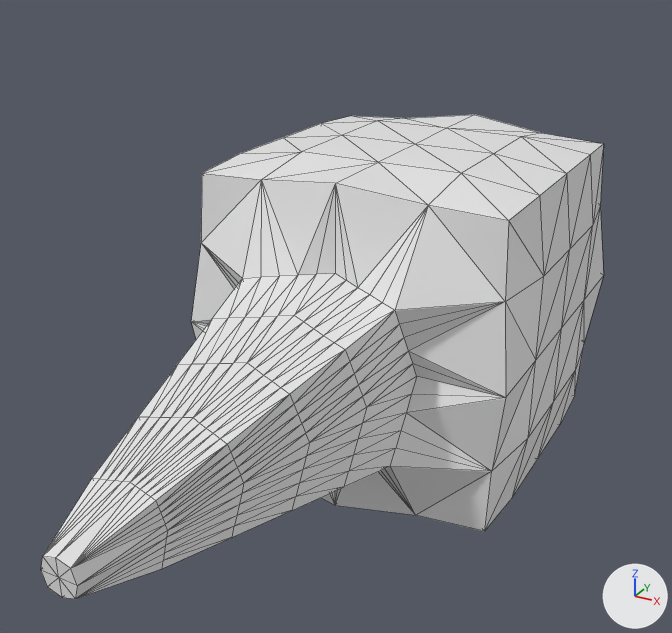
The COLLADA model assets/TestAnimation/testanimation.dae as it was, and as the next commit left it.
One viewpoint serves both versions: a 50 mm camera at (2.27, -5.12, 2.31) aimed at (-0.37, -0.32, -0.09). The axes (+X, +Y, +Z) are drawn at lower right. The lights are the same throughout. Mesh edges are drawn as thin lines.

In view in the first picture: 'PlayerModel'.
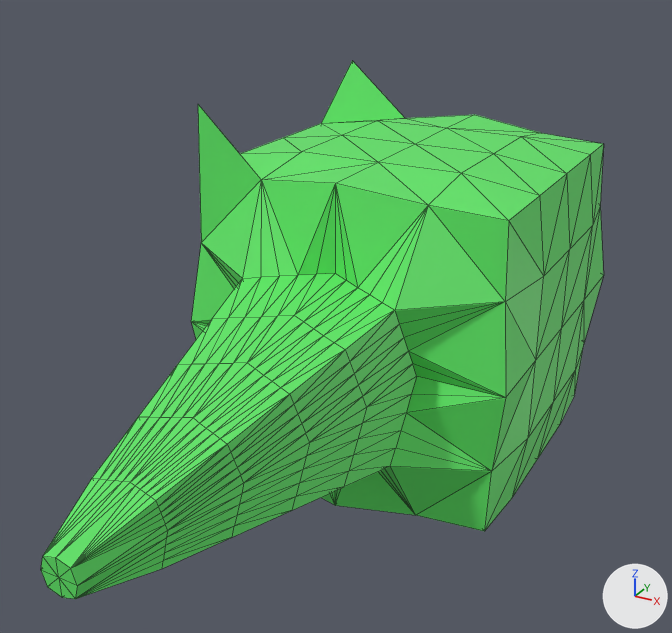
The newer file is also turned or shifted as a whole; pictures and numbers use the older file's frame.

Edits to the bpy script that builds the scene:
```text
Change mat_material:
    mat_material.base_color: (0.8, 0.8, 0.8) -> (0.114, 0.8, 0.134)  # white #e7e7e7 -> green #5fe766
Change me_playermodel:
    where me_playermodel.from_pydata(...)  # 498 vertices, 992 faces; spans x -1.0..1.0, y -3.15..3.15, z -1.0..1.0
    used by ob_playermodel; location = (0.0, 0.0, 0.0)
    me_playermodel part 1
    me_playermodel.vertices[4].co: (-0.92, 0.92, 0.92) -> (-0.92, 0.92, 1.31)  # pixel (351, 115) -> pixel (352, 60)
    me_playermodel part 2
    me_playermodel.vertices[6].co: (-0.92, -0.92, 0.92) -> (-0.92, -0.92, 1.31)  # pixel (201, 173) -> pixel (197, 103)
```

Boxes (x1, y1, x2, y2) around the edits, measured in the pictures (672 x 633 px; the box of a moved part takes in the faces that stretch with it):
'PlayerModel', recoloured, reshaped (white to green, 11% taller)
    before: (41, 115, 604, 599)
    after: (41, 61, 604, 599)
part 1 of me_playermodel, moved or reshaped
    before: (324, 116, 401, 123)
    after: (322, 61, 404, 123)
part 2 of me_playermodel, moved or reshaped
    before: (201, 152, 301, 242)
    after: (198, 104, 261, 242)
